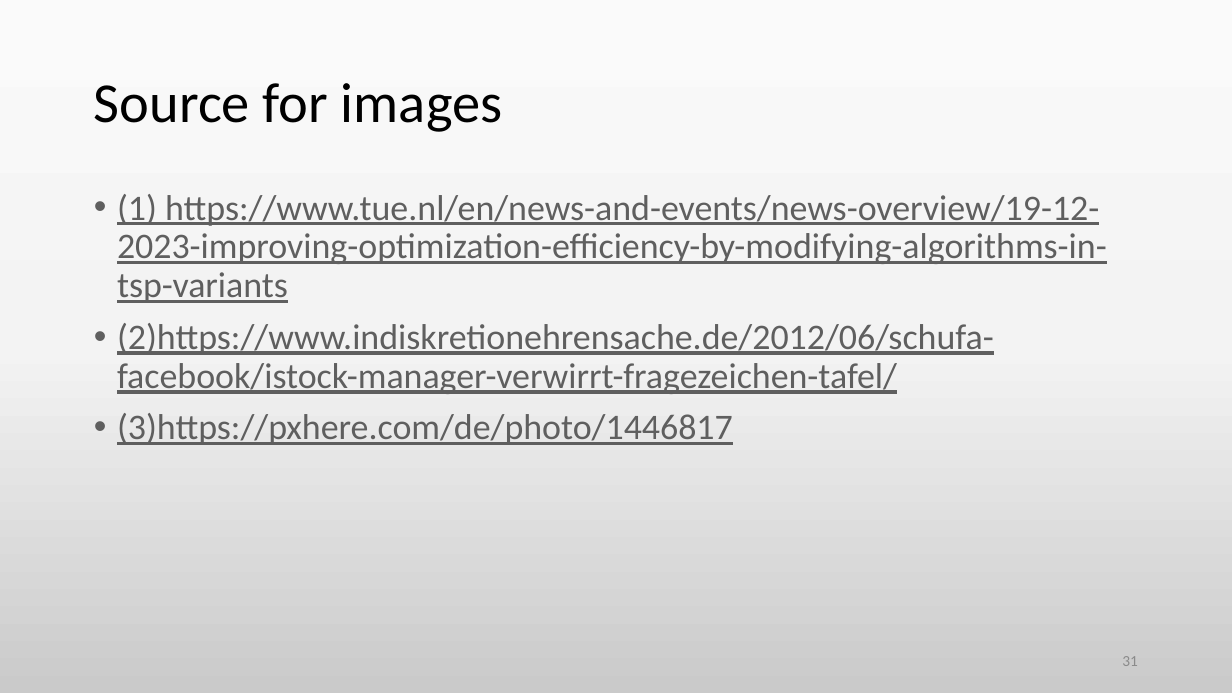
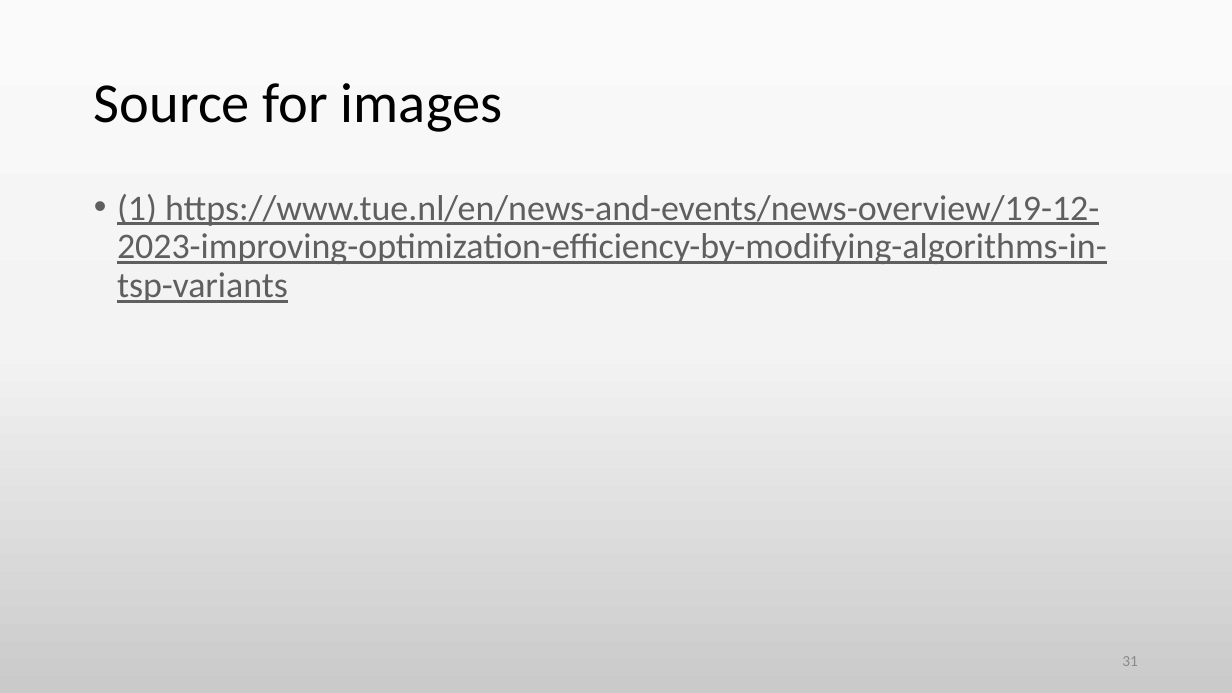
Before and after one commit to jzimm24/CompPhys2425, a slide deck: slide 31 of tsp_Vortrag.pptm. Drawn at 1232x693 pixels with LibreOffice and Linux fonts; fonts in the diff are those of the drawing. Boxes give left, top, right and bottom in pixels: in the first picture for what was removed or moved away, otherwise in the second. Text is boxed around its words. In the diff, an @@ line names an element or a change of style, - is before the commit and + after.

```diff
--- a/tsp_Vortrag.pptm
+++ b/tsp_Vortrag.pptm
@@ text at <box>117,323,994,445</box>: paragraphs removed @@
-• (2)https://www.indiskretionehrensache.de/2012/06/schufa-facebook/istock-manager-verwirrt-fragezeichen-tafel/
-• (3)https://pxhere.com/de/photo/1446817
```
Also in this commit, not shown: 10 other slides changed, 2 slides added, 1 slide removed, 1 other file.
